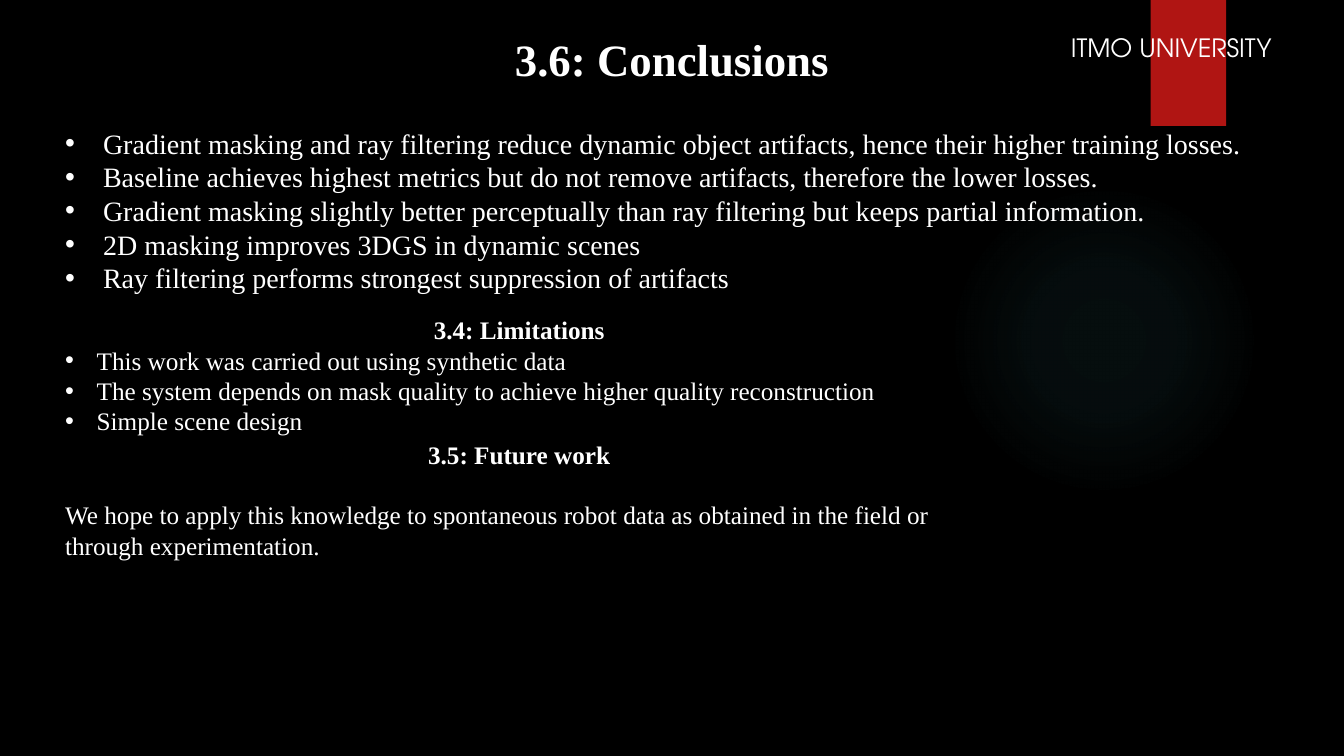
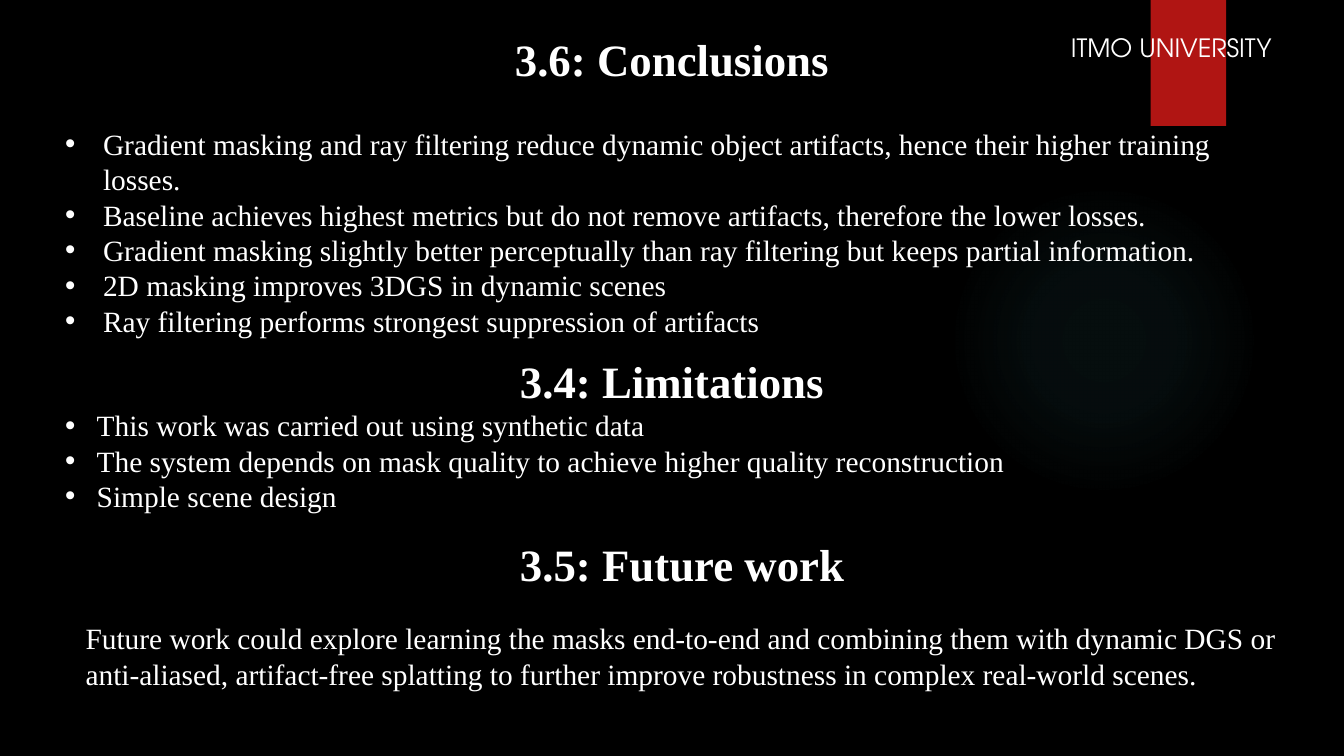
Before and after one commit to PrinssAlex/3dgs-dynamic-masking-47, a slide deck: slide 12 of 3D Gaussian Splatting via Masking Dynamic Objects.pptx (slide 14 before the commit). Drawn at 1344x756 pixels with LibreOffice and Linux fonts; fonts in the diff are those of the drawing; background and template pictures are left out. Boxes give left, top, right and bottom in pixels: in the first picture for what was removed or moved away, otherwise in the second. Text is boxed around its words. In the diff, an @@ line names an element or a change of style, - is before the commit and + after.

```diff
--- a/3D Gaussian Splatting via Masking Dynamic Objects.pptx
+++ b/3D Gaussian Splatting via Masking Dynamic Objects.pptx
@@ text "Gradient masking and ray filtering ..." at <box>103,134,1209,338</box>: size 20 to 21 pt @@
@@ text "3.4: Limitations": place and size @@
-text "3.4: Limitations" at <box>97,321,874,436</box>
+text "3.4: Limitations" at <box>97,367,1004,513</box>
@@ text "3.4: Limitations" at <box>97,367,1004,513</box>: size 18 to 32 pt in "3.4: Limitations"; size 18 to 21 pt in "This work was carried out using synthetic ...", "The system depends on mask quality to ...", "Simple scene design" @@
@@ text "3.5: Future work": place and size @@
-text "3.5: Future work" at <box>65,446,928,561</box>
+text "3.5: Future work" at <box>86,550,1275,691</box>
@@ text at <box>520,550,844,582</box>: size 18 to 32 pt in "3.5: Future work" @@
@@ text at <box>86,628,1275,691</box>: text changed; size 18 to 21 pt @@
-We hope to apply this knowledge to spontaneous robot data as obtained in the field or through experimentation.
+Future work could explore learning the masks end-to-end and combining them with dynamic DGS or anti-aliased, artifact-free splatting to further improve robustness in complex real-world scenes.
```
Also in this commit, not shown: 8 other slides changed, 2 slides removed.
